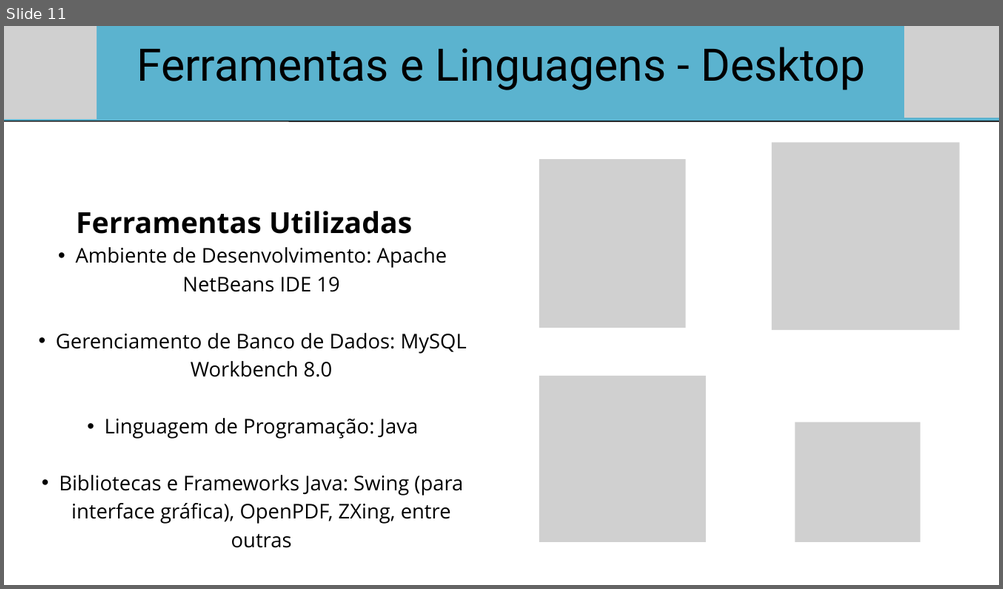
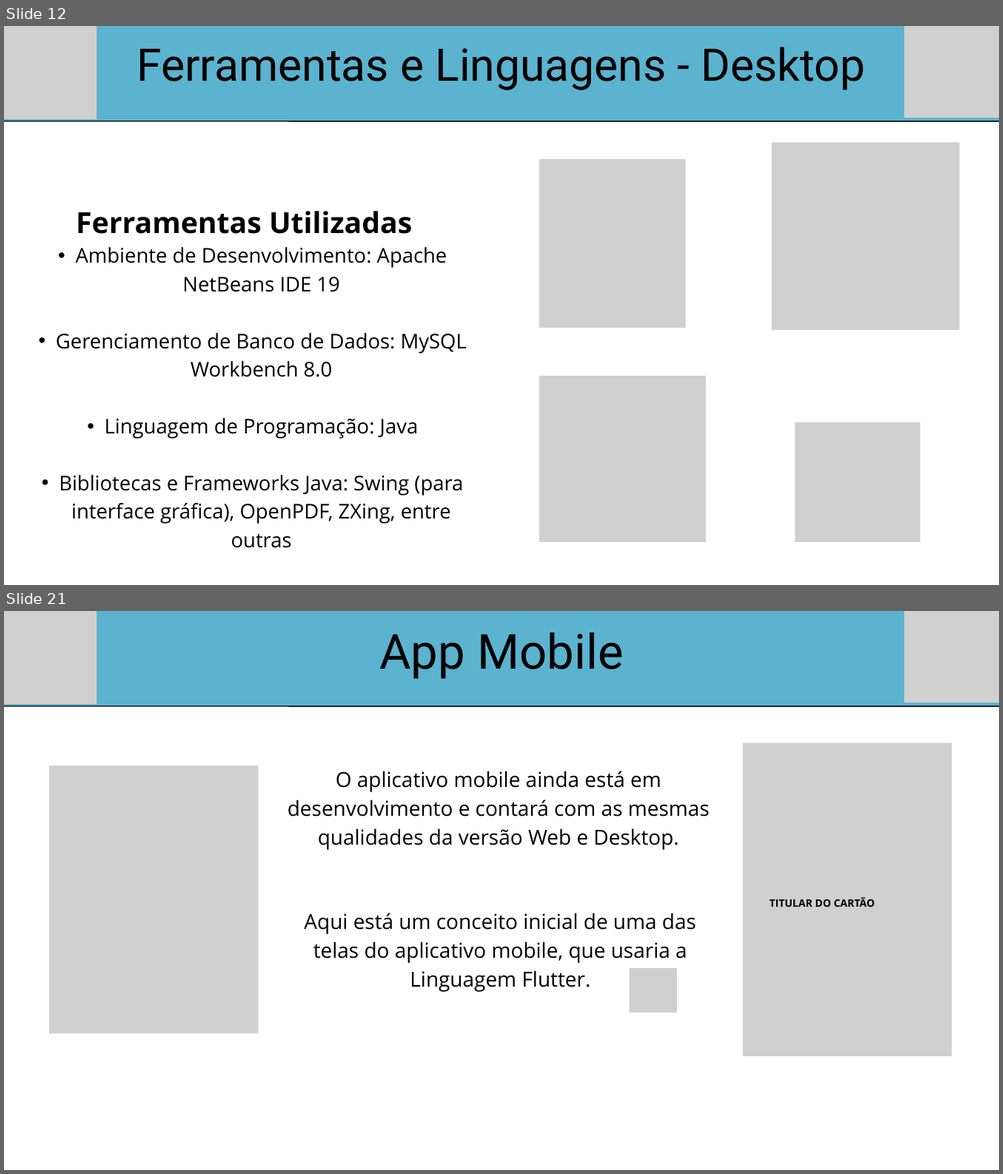
Before and after one commit to Bandclay-j/projeto_integrador_telemedicina, a slide deck: documentacao/TeleMedicina.pptx. Shown one above the other, each under a label of ours: slide 11 before the commit, slides 12 and 21 after it; the slides between them are not shown. The pictures are 1003x589 and 1003x1174 pixels, drawn with LibreOffice and Linux fonts; fonts in the diff are those of the drawing; grey boxes stand for pictures. Boxes give left, top, right and bottom in pixels: in the first picture for what was removed or moved away, otherwise in the second. Text is boxed around its words. In the diff, an @@ line names an element or a change of style, - is before the commit and + after.

```diff
--- a/documentacao/TeleMedicina.pptx
+++ b/documentacao/TeleMedicina.pptx
@@ slide 21 added at bbox=[4, 611, 999, 1170], background #FFFFFF @@
@@ freeform shape added at bbox=[4, 611, 999, 706], fill #5BB3CF @@
@@ picture added at bbox=[4, 611, 96, 704] @@
@@ text added at bbox=[379, 632, 623, 679], 70 pt, text #000000 @@
+App Mobile
@@ picture added at bbox=[904, 611, 999, 703] @@
@@ line added from (4, 706) to (999, 706), #000000 1.5 pt @@
@@ picture added at bbox=[743, 743, 951, 1056] @@
@@ picture added at bbox=[49, 766, 258, 1034] @@
@@ text added at bbox=[287, 771, 709, 850], 30 pt, text #000000 @@
+O aplicativo mobile ainda está em desenvolvimento e contará com as mesmas qualidades da versão Web e Desktop.
@@ picture added at bbox=[879, 776, 920, 791] @@
@@ picture added at bbox=[768, 892, 868, 908] @@
@@ text added at bbox=[769, 897, 874, 907], 15 pt, text #000000, bold @@
+TITULAR DO CARTÃO
@@ picture added at bbox=[879, 885, 927, 900] @@
@@ text added at bbox=[304, 913, 696, 992], 30 pt, text #000000 @@
+Aqui está um conceito inicial de uma das telas do aplicativo mobile, que usaria a Linguagem Flutter.
@@ picture added at bbox=[629, 968, 677, 1013] @@
@@ what was slide 11 is now slide 12 @@
```
Also in this commit, not shown: 6 slides changed, 9 other slides added.
